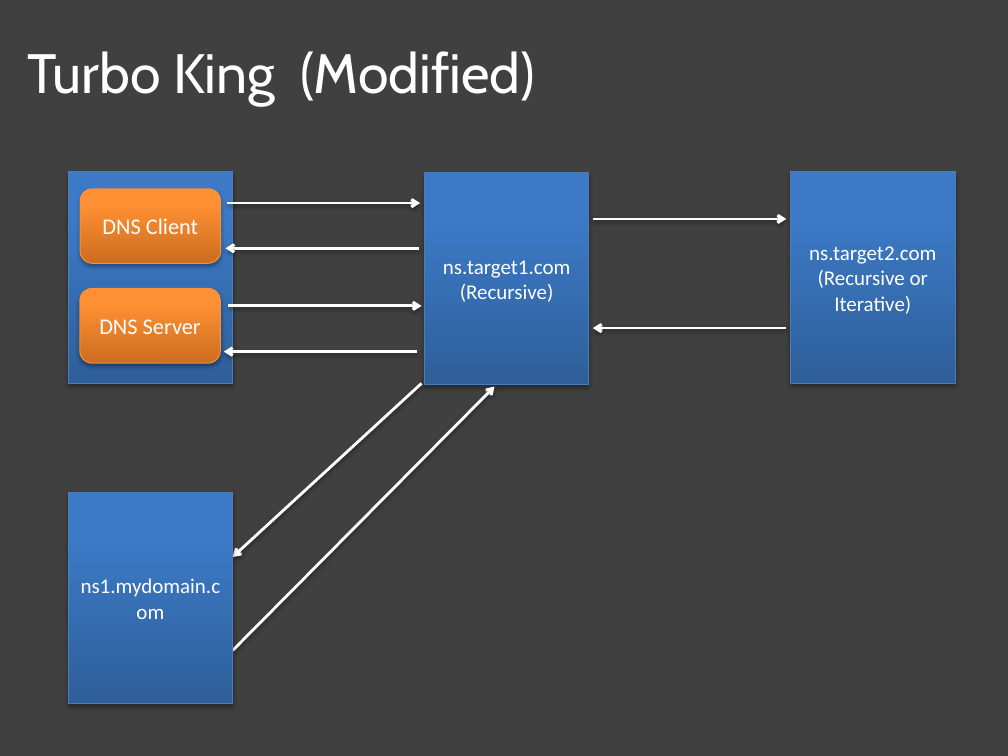
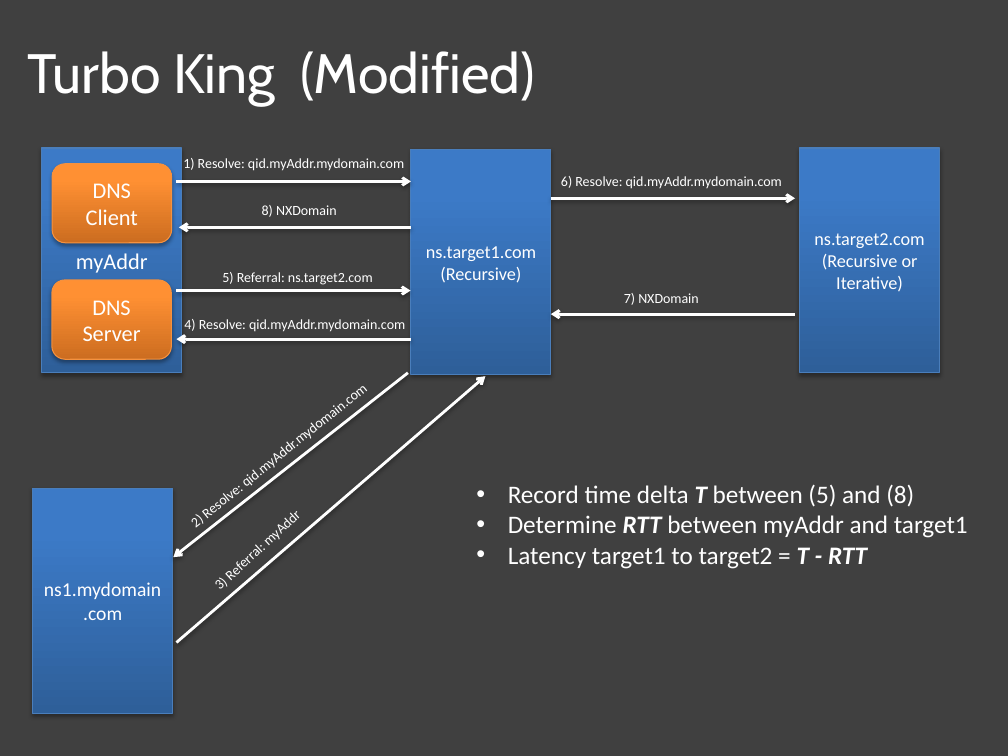
Before and after one commit to nebgnahz/CS268NetworkMeasurement, a slide deck: slide 6 of doc/MidTerm/MidTerm.pptx. Drawn at 1008x756 pixels with LibreOffice and Linux fonts; fonts in the diff are those of the drawing. Boxes give left, top, right and bottom in pixels: in the first picture for what was removed or moved away, otherwise in the second. Text is boxed around its words. In the diff, an @@ line names an element or a change of style, - is before the commit and + after.

```diff
--- a/doc/MidTerm/MidTerm.pptx
+++ b/doc/MidTerm/MidTerm.pptx
@@ rectangle "myAddr": place and size @@
-rectangle "myAddr" at [69,171,233,383]
+rectangle "myAddr" at [42,148,182,373]
@@ rectangle "ns.target1.com" at [411,149,551,374]: size 15 to 13 pt @@
@@ rectangle "ns.target1.com": place and size @@
-rectangle "ns.target1.com" at [424,173,589,385]
+rectangle "ns.target1.com" at [411,149,551,374]
@@ rectangle "ns.target2.com": place and size @@
-rectangle "ns.target2.com" at [790,171,955,383]
+rectangle "ns.target2.com" at [799,148,939,373]
@@ rectangle "ns.target2.com" at [799,148,939,373]: size 15 to 13 pt @@
@@ rounded rectangle "DNS Client": place and size @@
-rounded rectangle "DNS Client" at [80,188,220,263]
+rounded rectangle "DNS Client" at [52,163,172,242]
@@ text added at [183,158,404,171], 10 pt, text #FFFFFF @@
+1) Resolve: qid.myAddr.mydomain.com
@@ text added at [561,176,782,189], 10 pt, text #FFFFFF @@
+6) Resolve: qid.myAddr.mydomain.com
@@ arrow moved from (227, 203) - (420, 203) to (176, 181) - (411, 181) @@
@@ text added at [262,205,337,217], 10 pt, text #FFFFFF @@
+8) NXDomain
@@ arrow moved from (593, 219) - (786, 219) to (550, 199) - (795, 199) @@
@@ arrow moved from (418, 248) - (226, 248) to (411, 228) - (178, 228) @@
@@ text in rectangle at [76,253,148,273]: text added @@
+myAddr
@@ rounded rectangle "DNS Server": place and size @@
-rounded rectangle "DNS Server" at [80,288,220,363]
+rounded rectangle "DNS Server" at [51,280,171,360]
@@ arrow moved from (229, 305) - (421, 305) to (176, 290) - (410, 290) @@
@@ text added at [222,272,373,285], 10 pt, text #FFFFFF @@
+5) Referral: ns.target2.com
@@ text added at [624,293,699,305], 10 pt, text #FFFFFF @@
+7) NXDomain
@@ text added at [184,319,405,332], 10 pt, text #FFFFFF @@
+4) Resolve: qid.myAddr.mydomain.com
@@ arrow moved from (786, 328) - (593, 328) to (795, 314) - (550, 314) @@
@@ arrow moved from (417, 352) - (224, 352) to (411, 339) - (176, 339) @@
@@ arrow moved from (421, 383) - (233, 557) to (408, 373) - (173, 557) @@
@@ arrow moved from (233, 650) - (495, 386) to (176, 642) - (486, 376) @@
@@ rectangle "ns1.mydomain.com": place and size @@
-rectangle "ns1.mydomain.com" at [69,492,233,704]
+rectangle "ns1.mydomain.com" at [32,488,172,713]
@@ rectangle "ns1.mydomain.com" at [32,488,172,713]: size 15 to 14 pt @@
@@ text added at [508,485,968,569], 18 pt, text #FFFFFF @@
+• Record time delta T between (5) and (8)
+• Determine RTT between myAddr and target1
+• Latency target1 to target2 = T - RTT
@@ text added at [196,512,205,531], 10 pt, text #FFFFFF @@
+2) Resolve: qid.myAddr.mydomain.com
@@ text added at [220,575,228,589], 10 pt, text #FFFFFF @@
+3) Referral: myAddr
```
